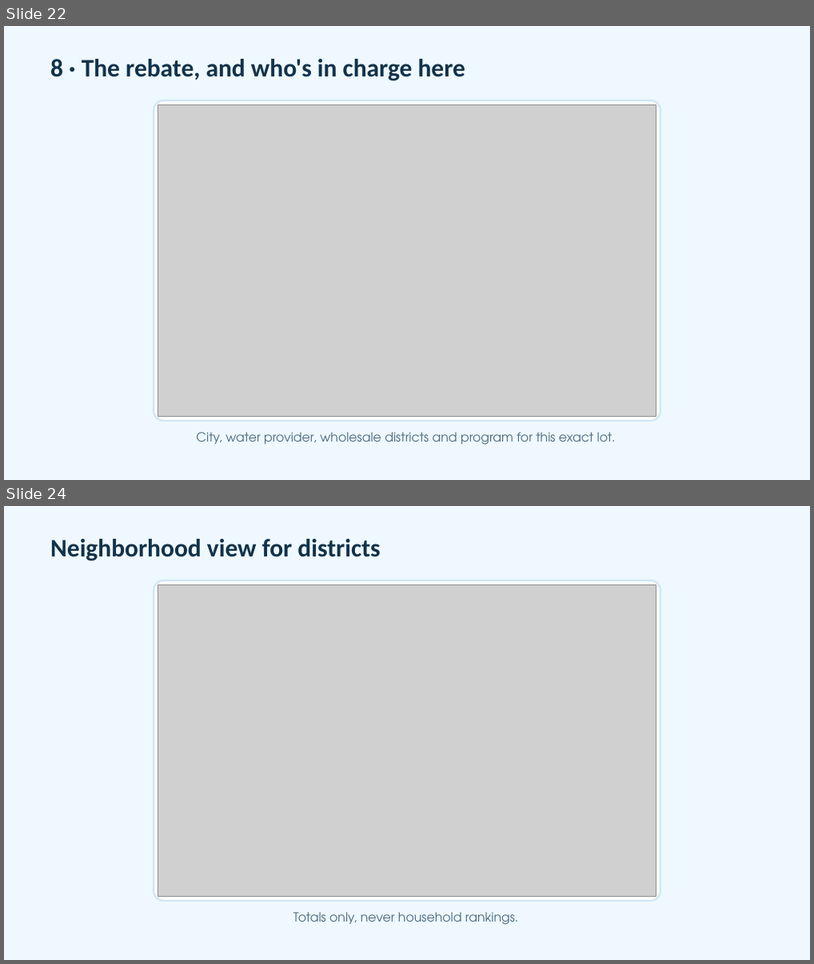
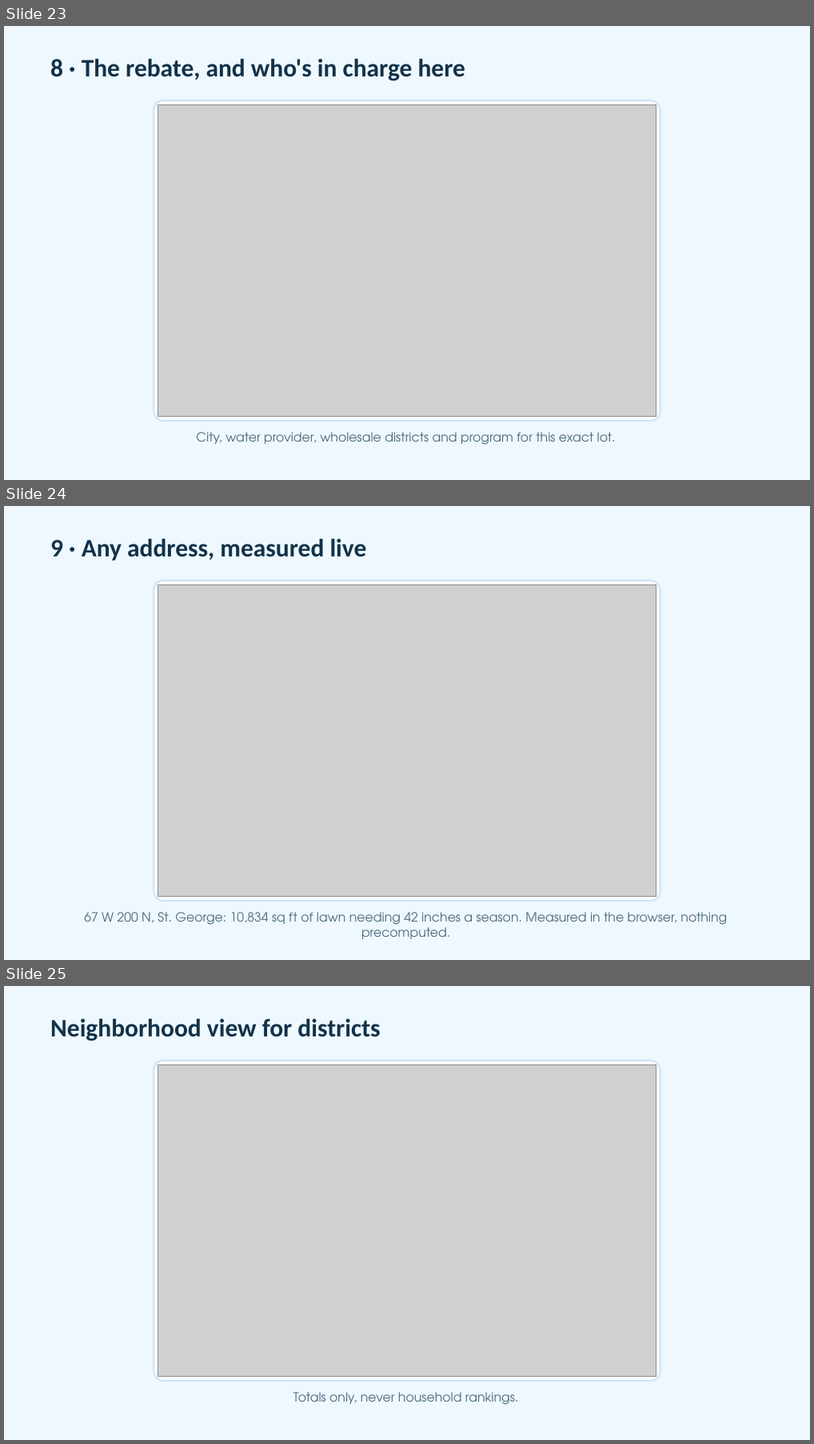
Before and after one commit to adamfortuna/overwatering, a slide deck: docs/pitch/overwatering.pptx. Shown one above the other, each under a label of ours: slides 22 and 24 before the commit, slides 23, 24 and 25 after it; the slides between them are not shown. The pictures are 814x964 and 814x1444 pixels, drawn with LibreOffice and Linux fonts; fonts in the diff are those of the drawing; grey boxes stand for pictures. Boxes give left, top, right and bottom in pixels: in the first picture for what was removed or moved away, otherwise in the second. Text is boxed around its words. In the diff, an @@ line names an element or a change of style, - is before the commit and + after.

```diff
--- a/docs/pitch/overwatering.pptx
+++ b/docs/pitch/overwatering.pptx
@@ slide 24 added at (4,506,810,960), background #EEF8FE @@
@@ text added at (50,539,367,560), 30 pt, text #12324A, bold @@
+9 · Any address, measured live
@@ rounded rectangle added at (154,580,661,900), fill #FFFFFF, outline #CFE6F5 2 pt @@
@@ picture added at (158,584,657,896) @@
@@ text added at (84,912,727,939), 15 pt, text #4F6B80 @@
+67 W 200 N, St. George: 10,834 sq ft of lawn needing 42 inches a season. Measured in the browser, nothing precomputed.
@@ what was slide 22 is now slide 23 @@
@@ what was slide 24 is now slide 25 @@
```
Also in this commit, not shown: 2 slides changed, 4 other slides added, 4 slides removed, 18 other files.
